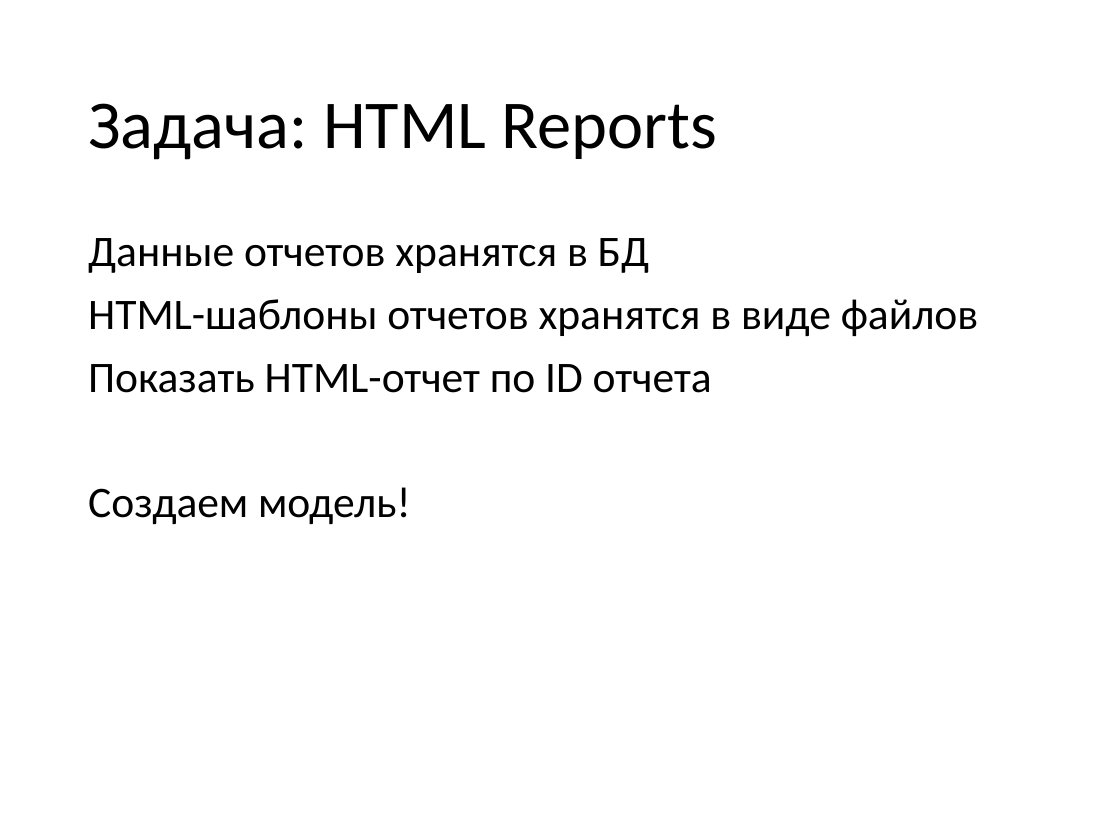
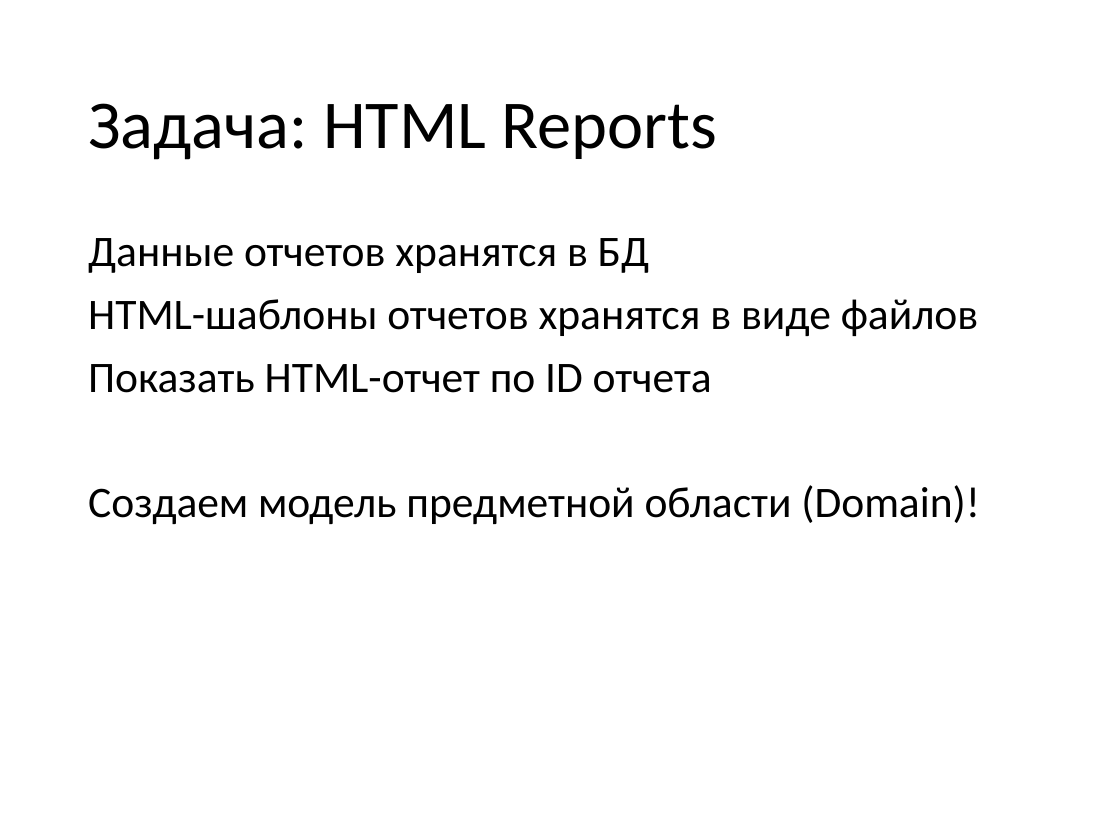
Before and after one commit to valertron/design, a slide deck: slide 55 of Design.pptx (slide 33 before the commit). Drawn at 1120x840 pixels with LibreOffice and Linux fonts; fonts in the diff are those of the drawing. Boxes give left, top, right and bottom in pixels: in the first picture for what was removed or moved away, otherwise in the second. Text is boxed around its words. In the diff, an @@ line names an element or a change of style, - is before the commit and + after.

```diff
--- a/Design.pptx
+++ b/Design.pptx
@@ text at (88, 485, 980, 524): text changed @@
-Создаем модель!
+Создаем модель предметной области (Domain)!
```
Also in this commit, not shown: 17 other slides changed, 19 slides added, 2 slides removed, 1 other file.
